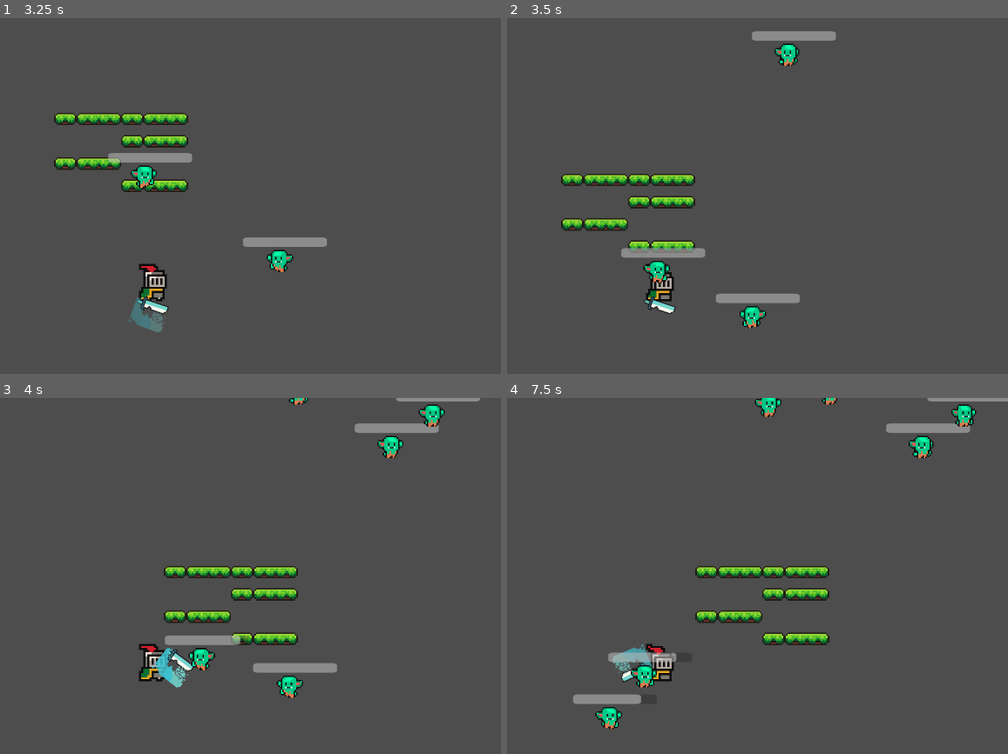
Above: before the commit, frames 1-4 (two rows, left to right).
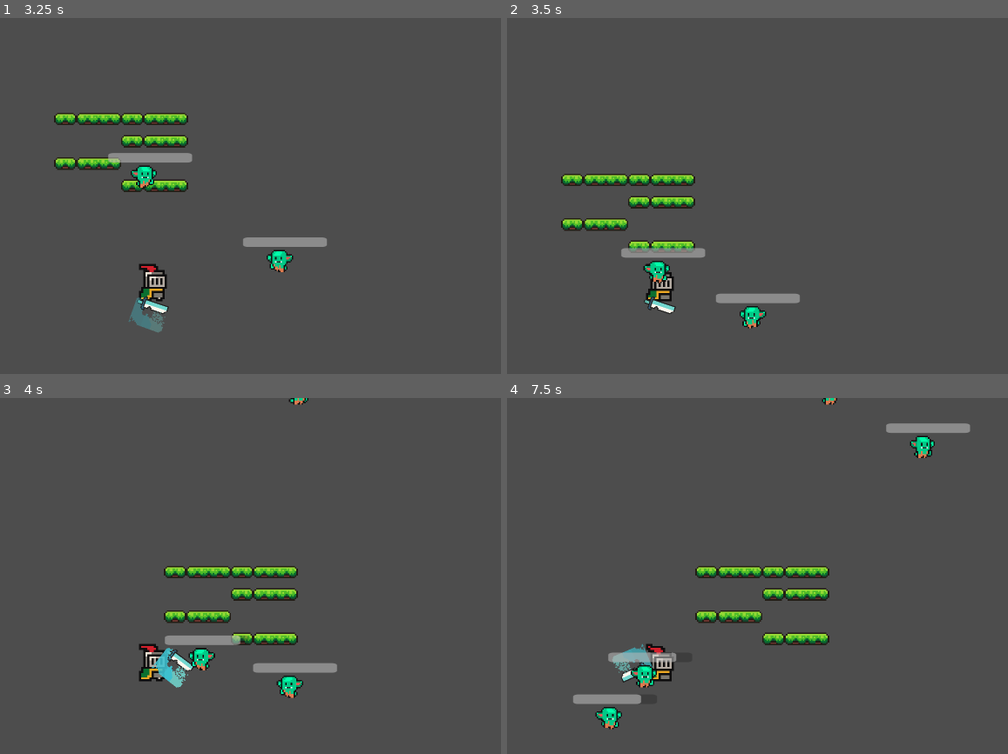
Above: after the commit, the same moments.

Repository: IAmRustee/Secrets-of-Harkanon-The-Silver-Moon-City
Game: Godot game, scene res://secrets-of-harkanon-the-silver-moon-city/Scenes/world.tscn
Two runs of this game, one before a commit and one after it. Both use one fixed random seed, a clock stepped at 60 frames per second and the inputs below.
Inputs (mouse positions are in pixels of both pictures, inside the frame that each line leads up to):
- Up to frame 1 (3.25 s): move the mouse to (305, 252) at 0.52 s; press the mouse at (305, 252) at 0.53 s; hold D (Move_right) 0.53-1.28 s; move the mouse to (15, 306) at 1.27 s; release the mouse at (15, 306) at 1.28 s; hold S (Move_down) 1.28-2.03 s; click (15, 306) at 1.35 s; move the mouse to (220, 163) at 2.02 s; press the mouse at (220, 163) at 2.03 s; hold D (Move_right) 2.03-2.78 s; move the mouse to (outside the picture) at 2.77 s; release the mouse at (outside the picture) at 2.78 s; hold W (Move_up) from 2.78 s (still down); click (outside the picture) at 2.85 s
- Up to frame 2 (3.5 s): keep holding W (Move_up)
- Up to frame 3 (4 s): move the mouse to (360, 736) at 3.52 s; release W (Move_up) at 3.53 s; press the mouse at (360, 736) at 3.53 s; hold A (Move_left) from 3.53 s (still down)
- Up to frame 4 (7.5 s): move the mouse to (outside the picture) at 4.27 s; release the mouse at (outside the picture) at 4.28 s; click (outside the picture) at 4.35 s; move the mouse to (692, 657) at 5.02 s; release A (Move_left) at 5.03 s; press the mouse at (692, 657) at 5.03 s; hold S (Move_down) 5.03-5.78 s; move the mouse to (557, 529) at 5.77 s; release the mouse at (557, 529) at 5.78 s; hold D (Move_right) 5.78-6.53 s; click (557, 529) at 5.85 s; move the mouse to (812, 632) at 6.52 s; press the mouse at (812, 632) at 6.53 s; hold W (Move_up) 6.53-7.28 s; move the mouse to (522, 686) at 7.27 s; release the mouse at (522, 686) at 7.28 s; hold D (Move_right) from 7.28 s (still down); click (522, 686) at 7.35 s

Frame 1 is identical in both runs. In frame 2, 0.7% of the frame differs, in the area x 48-66%, y 3-14%; in frame 3, 1.0%, in the area x 70-96%, y 0-17%; in frame 4, 0.7%.

Commit message:
respawn works now with different timing threshold
respawn works now with different timing threshold

Diff:
--- a/Scenes/Goblins.tscn
+++ b/Scenes/Goblins.tscn
@@ -105,7 +105,7 @@
 [sub_resource type="CircleShape2D" id="CircleShape2D_wqigr"]
 radius = 71.063354
 
-[node name="Goblin" type="CharacterBody2D" unique_id=346055443]
+[node name="Goblin" type="CharacterBody2D" unique_id=346055443 groups=["enemy"]]
 collision_layer = 2
 collision_mask = 2
 script = ExtResource("1_db156")
--- a/Scripts/EnemySpawner.gd
+++ b/Scripts/EnemySpawner.gd
@@ -7,11 +7,12 @@
 @export var max_enemies := 5
 
 func _on_timer_timeout() -> void:
-	if enemy_counter >= max_enemies:
-		$Timer.stop()
-		return
+	var enemies = get_tree().get_nodes_in_group("enemy")
 
-	spawn_enemy()
+	if enemies.size() < max_enemies:
+		spawn_enemy()
+
+	$Timer.wait_time = randf_range(2.0, 3.0)
 
 func spawn_enemy():
 	var ene = enemy.instantiate()
@@ -26,6 +27,9 @@
 
 	enemy_counter += 1
 
-func _on_RespawnTimer_timeout() -> void:
-	enemy_counter = 0
-	$Timer.start()
+func _on_respawn_timer_timeout():
+	var enemies = get_tree().get_nodes_in_group("enemy")
+
+	if enemies.is_empty():
+		for i in range(max_enemies):
+			spawn_enemy()
--- a/Scripts/Goblin.gd
+++ b/Scripts/Goblin.gd
@@ -15,6 +15,7 @@
 	player_chase = false
 	$AnimatedSprite2D.play("idle")
 	print("Started idle")
+	add_to_group("enemy")
 
 
 func _physics_process(delta):
@@ -59,3 +60,9 @@
 	if _hp_progress_bar.value == 0:
 		queue_free()
 	print("Enemy hit!")
+
+
+func die():
+	var spawner = get_parent().get_node("EnemySpawner")
+	spawner.enemy_counter -= 1
+	queue_free()
